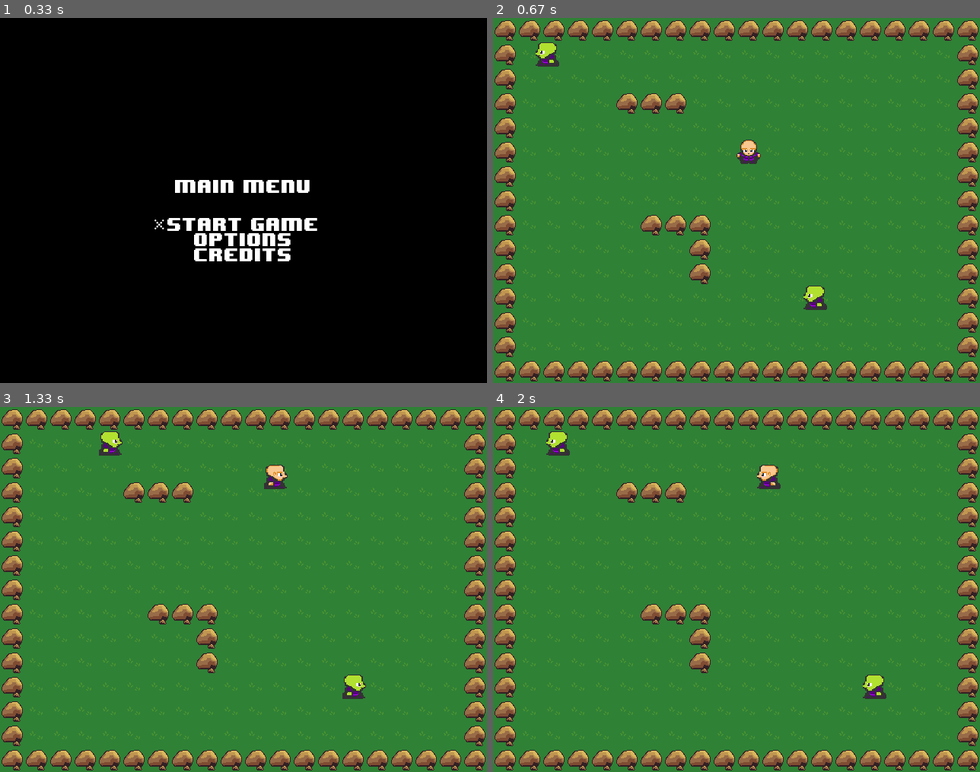
Above: before the commit, frames 1-4 (two rows, left to right).
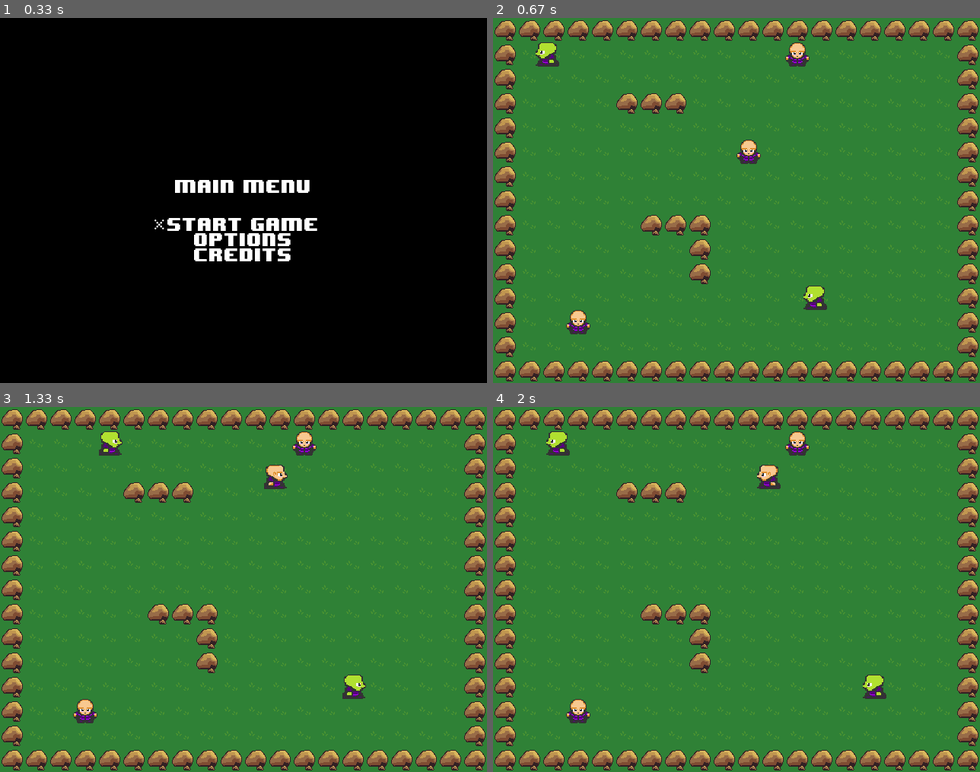
Above: after the commit, the same moments.

Repository: RyanNageer/Pygame
Game: pygame game, started from main.py
The game is run twice, just before and just after one commit, with the same random seed, the same clock (stepped at 60 frames per second) and the same inputs.
Inputs:
- Up to frame 1 (0.33 s): no input
- Up to frame 2 (0.67 s): tap Enter at 0.33 s
- Up to frame 3 (1.33 s): hold Up 0.67-1.13 s; hold Right from 1.17 s (still down)
- Up to frame 4 (2 s): release Right at 1.63 s; hold Left from 1.67 s (still down)

Frame 1 is identical in both runs. In frame 2, 0.5% of the frame differs, in the area x 15-65%, y 6-87%; in frame 3, 0.5%; in frame 4, 0.5%.

Commit message:
Started adding an NPC class. I need to add collision to the NPCs and make their models different from the player's.

Diff:
--- a/config.py
+++ b/config.py
@@ -2,8 +2,9 @@
 WIN_HEIGHT = 480
 TILESIZE = 32
 
-PLAYER_LAYER = 4 # Which layer we want the player on
-ENEMY_LAYER = 3
+PLAYER_LAYER = 5 # Which layer we want the player on
+ENEMY_LAYER = 4
+NPC_LAYER = 3
 BLOCK_LAYER = 2
 GROUND_LAYER = 1
 
@@ -18,7 +19,7 @@
 
 tilemap = [ # 640 / 32 = 20, 480 / 32 = 15 # B is wall, . is nothing, P is player
     'BBBBBBBBBBBBBBBBBBBB', # List of Strings
-'B..E...............B',
+'B..E........N......B',
 'B..................B',
 'B....BBB...........B',
 'B..................B',
@@ -29,7 +30,7 @@
 'B.......B..........B',
 'B.......B..........B',
 'B.............E....B',
-'B..................B',
+'B..N...............B',
 'B..................B',
 'BBBBBBBBBBBBBBBBBBBB',
 ]
--- a/game.py
+++ b/game.py
@@ -84,6 +84,8 @@
                     Player(self, j, i) # j is the column (x) and i is the row (y)
                 if column == 'E':
                     Enemy(self, j, i) # pass in game object (self) and coordinates
+                if column == 'N':
+                    NPC(self, j, i) # pass in game object (self) and coordinates
 
     def new(self):
 
@@ -92,6 +94,7 @@
         self.blocks = pygame.sprite.LayeredUpdates() # For collisions
         self.enemies = pygame.sprite.LayeredUpdates()
         self.attacks = pygame.sprite.LayeredUpdates()
+        self.npcs = pygame.sprite.LayeredUpdates() # add non playable characters to the all_sprites group
 
         # self.player = Player(self, 1, 2)
         self.createTilemap()
--- a/sprites.py
+++ b/sprites.py
@@ -248,6 +248,26 @@
                         self.animation_loop = 1
 
 
+class NPC(pygame.sprite.Sprite): # inherits sprite class from sprite module
+    def __init__(self, game, x, y):
+        self.game = game
+        self._layer = NPC_LAYER
+        self.groups = self.game.all_sprites, self.game.npcs
+        pygame.sprite.Sprite.__init__(self, self.groups)
+
+        self.x = x * TILESIZE # Every sprite needs an image and rectangle
+        self.y = y * TILESIZE
+        self.width = TILESIZE
+        self.height = TILESIZE
+
+
+        self.image = self.game.character_spritesheet.get_sprite(3, 2, self.width, self.height)
+
+        self.rect = self.image.get_rect()
+        self.rect.x = self.x
+        self.rect.y = self.y
+
+
 class Block(pygame.sprite.Sprite): # Layer 2
     def __init__(self, game, x, y): # game object and position on the tilemap
 
